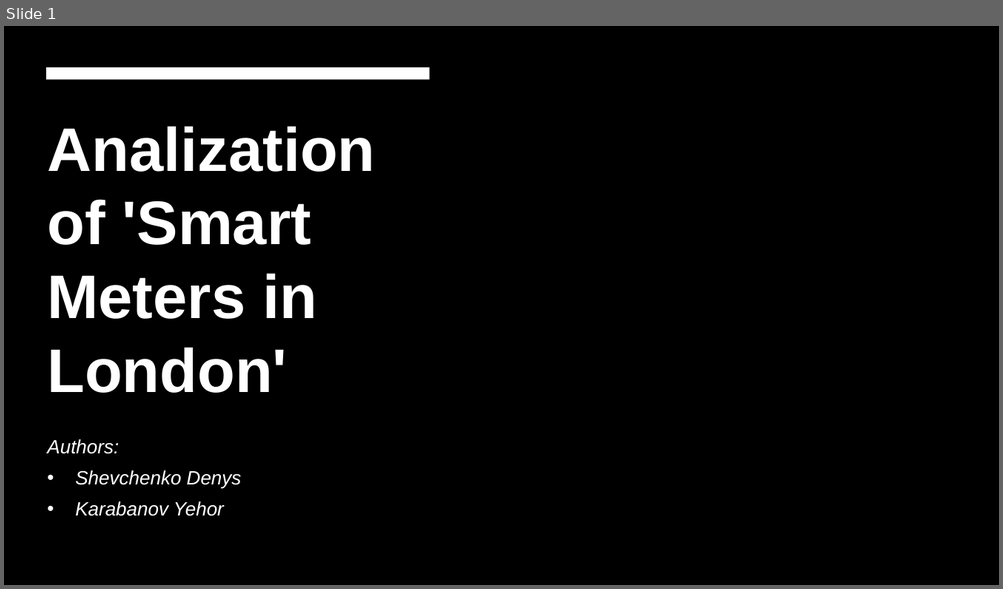
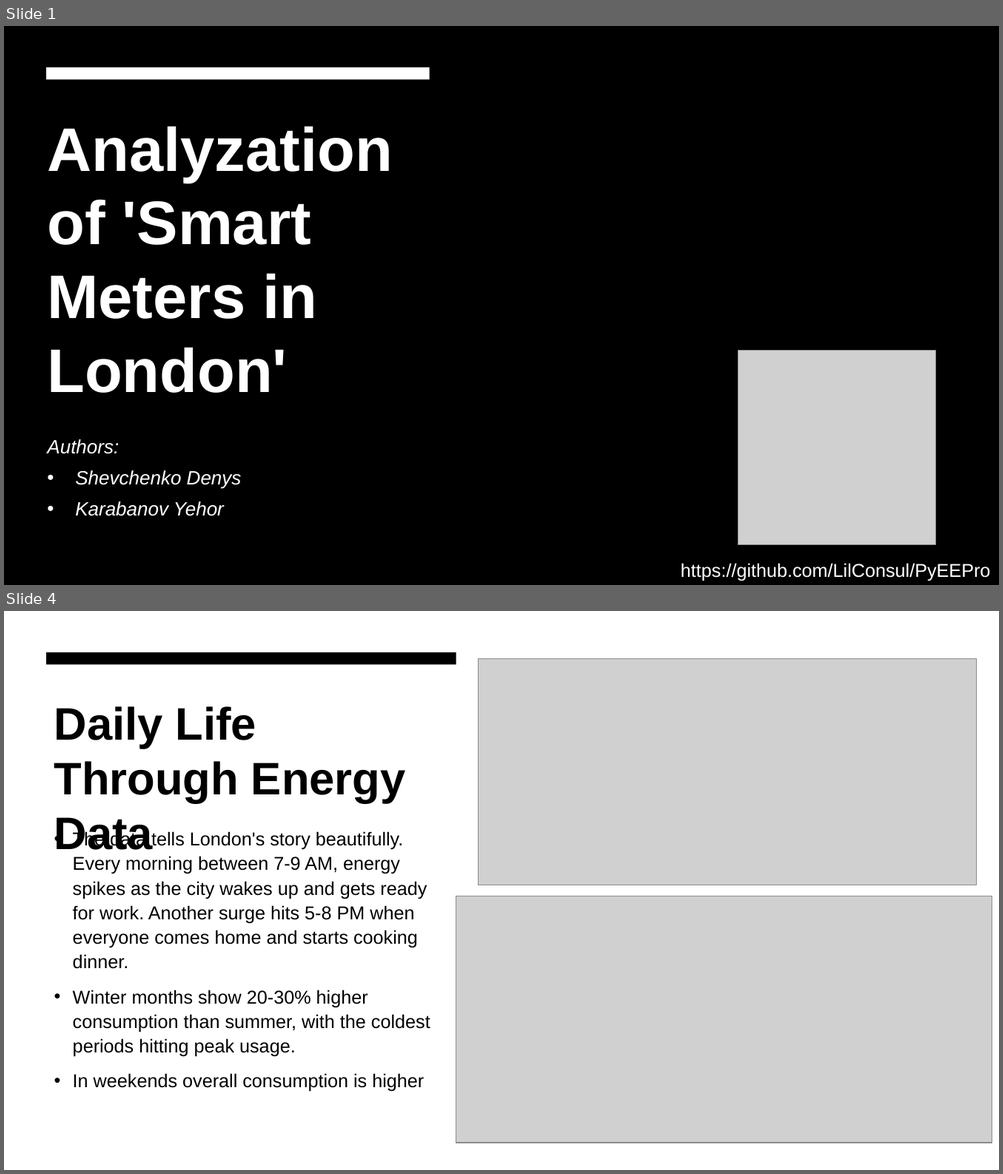
Before and after one commit to LilConsul/PyEEPro, a slide deck: docs/Analization of 'Smart Meters in London'.pptx. Shown one above the other, each under a label of ours: slide 1 before the commit, slides 1 and 4 after it; the slides between them are not shown. The pictures are 1003x589 and 1003x1174 pixels, drawn with LibreOffice and Linux fonts; fonts in the diff are those of the drawing; grey boxes stand for pictures; background and template pictures are left out. Boxes give left, top, right and bottom in pixels: in the first picture for what was removed or moved away, otherwise in the second. Text is boxed around its words. In the diff, an @@ line names an element or a change of style, - is before the commit and + after.

```diff
--- a/docs/Analization of 'Smart Meters in London'.pptx
+++ b/docs/Analization of 'Smart Meters in London'.pptx
@@ slide 4 added at [4,611,999,1170], background #FFFFFF @@
@@ rectangle added at [4,611,999,1170], fill #FFFFFF @@
@@ rectangle added at [46,652,456,665], fill #000000 @@
@@ picture added at [478,659,977,886] @@
@@ title added at [54,706,406,858], 44 pt, text #000000, bold @@
+Daily Life Through Energy Data
@@ text added at [73,831,430,1092], 18 pt, text #000000 @@
+• The data tells London's story beautifully. Every morning between 7-9 AM, energy spikes as the city wakes up and gets ready for work. Another surge hits 5-8 PM when everyone comes home and starts cooking dinner.
+• Winter months show 20-30% higher consumption than summer, with the coldest periods hitting peak usage.
+• In weekends overall consumption is higher
@@ picture added at [456,896,992,1143] @@
@@ slide 1 changed as well @@
@@ title at [47,126,392,393]: text changed @@
-Analization of 'Smart Meters in London'
+Analyzation of 'Smart Meters in London'
@@ picture added at [738,351,936,546] @@
@@ text added at [680,563,990,582], 18 pt, text #FFFFFF @@
+https://github.com/LilConsul/PyEEPro
```
Also in this commit, not shown: 8 other slides added, 7 slides removed.
